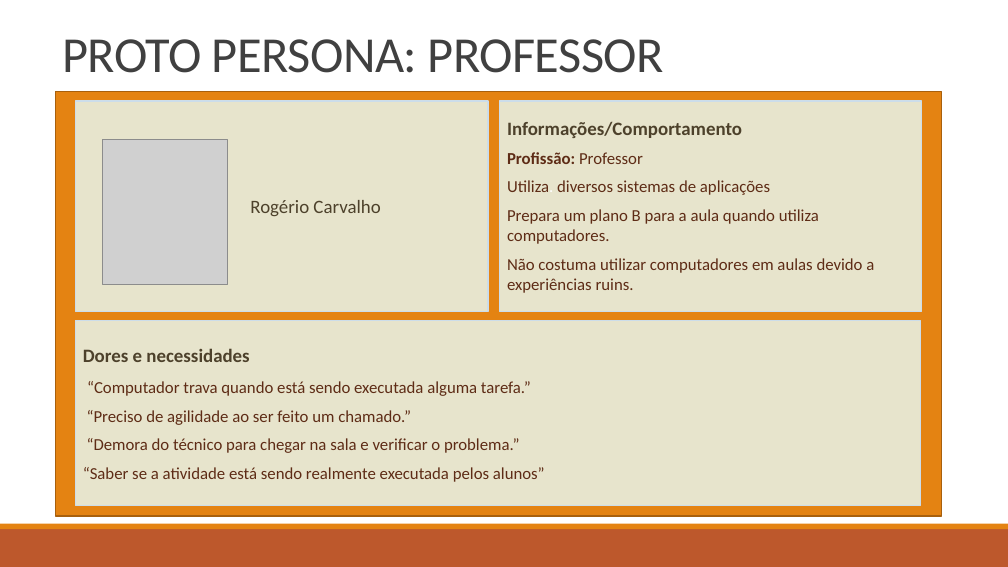
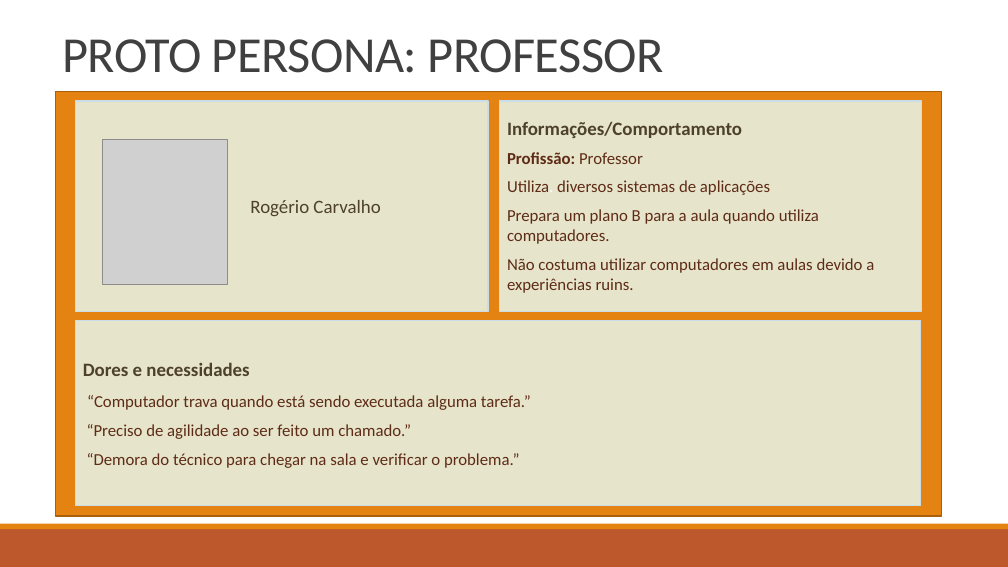
Before and after one commit to BandTec/grupo-05-adsa-20201, a slide deck: slide 14 of Apresentação Sprint 1.pptx. Drawn at 1008x567 pixels with LibreOffice and Linux fonts; fonts in the diff are those of the drawing; grey boxes stand for pictures. Boxes give left, top, right and bottom in pixels: in the first picture for what was removed or moved away, otherwise in the second. Text is boxed around its words. In the diff, an @@ line names an element or a change of style, - is before the commit and + after.

```diff
--- a/Apresentação Sprint 1.pptx
+++ b/Apresentação Sprint 1.pptx
@@ text in rectangle at (83, 467, 545, 482): paragraph removed @@
-“Saber se a atividade está sendo realmente executada pelos alunos”
```
Also in this commit, not shown: 2 other slides changed, 1 slide added, 1 slide removed.
